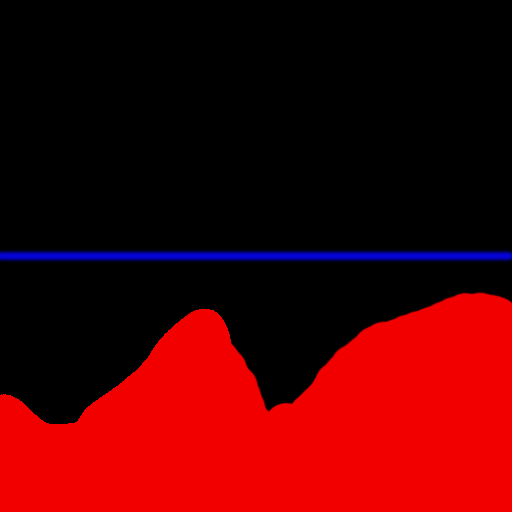
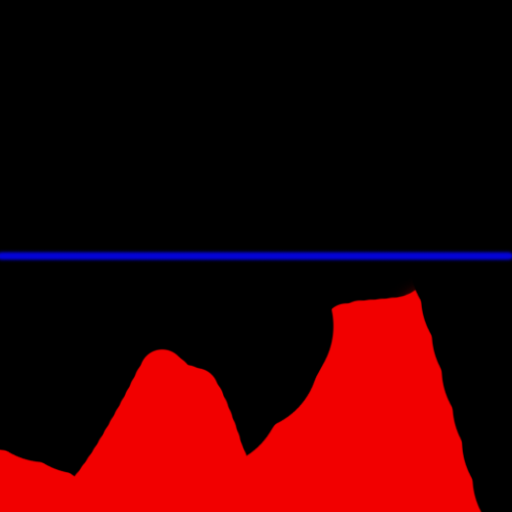
Layer changes from the first 512x512 image to the second:
painted on "Layer 0" over 0, 280, 512, 512
